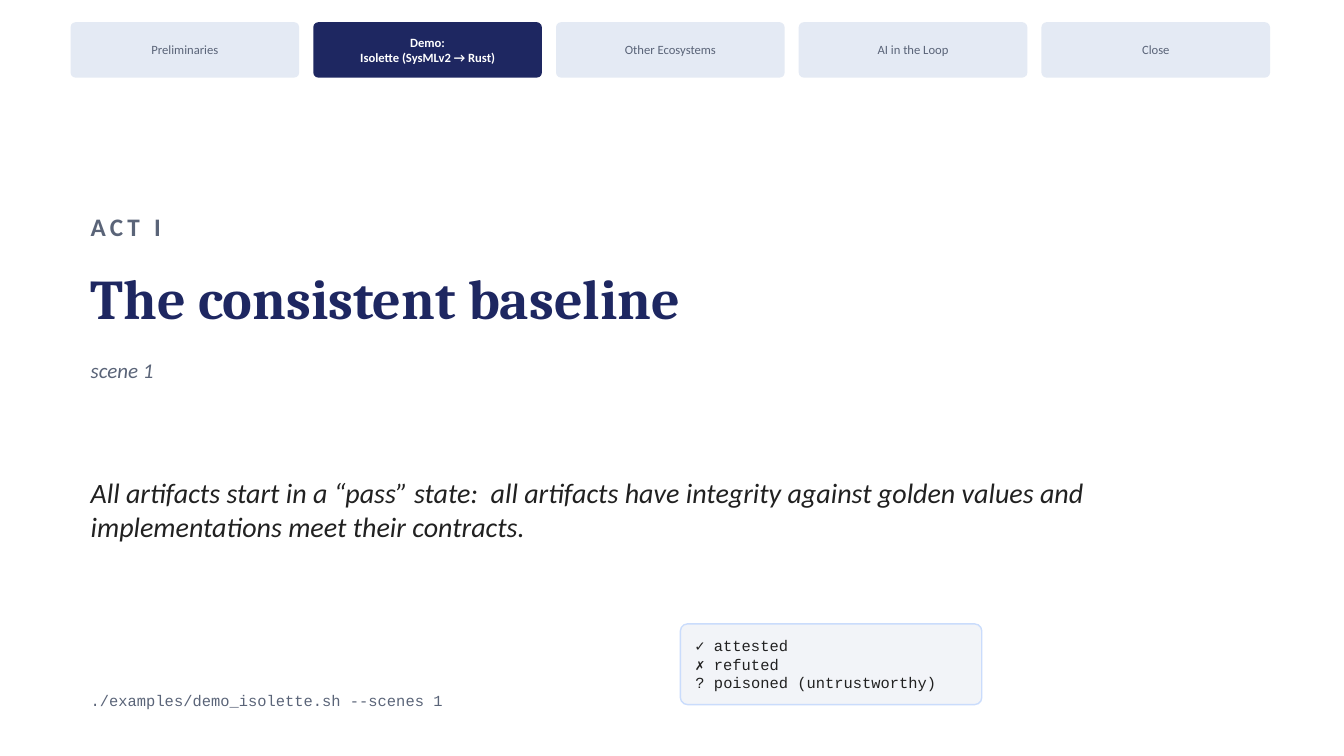
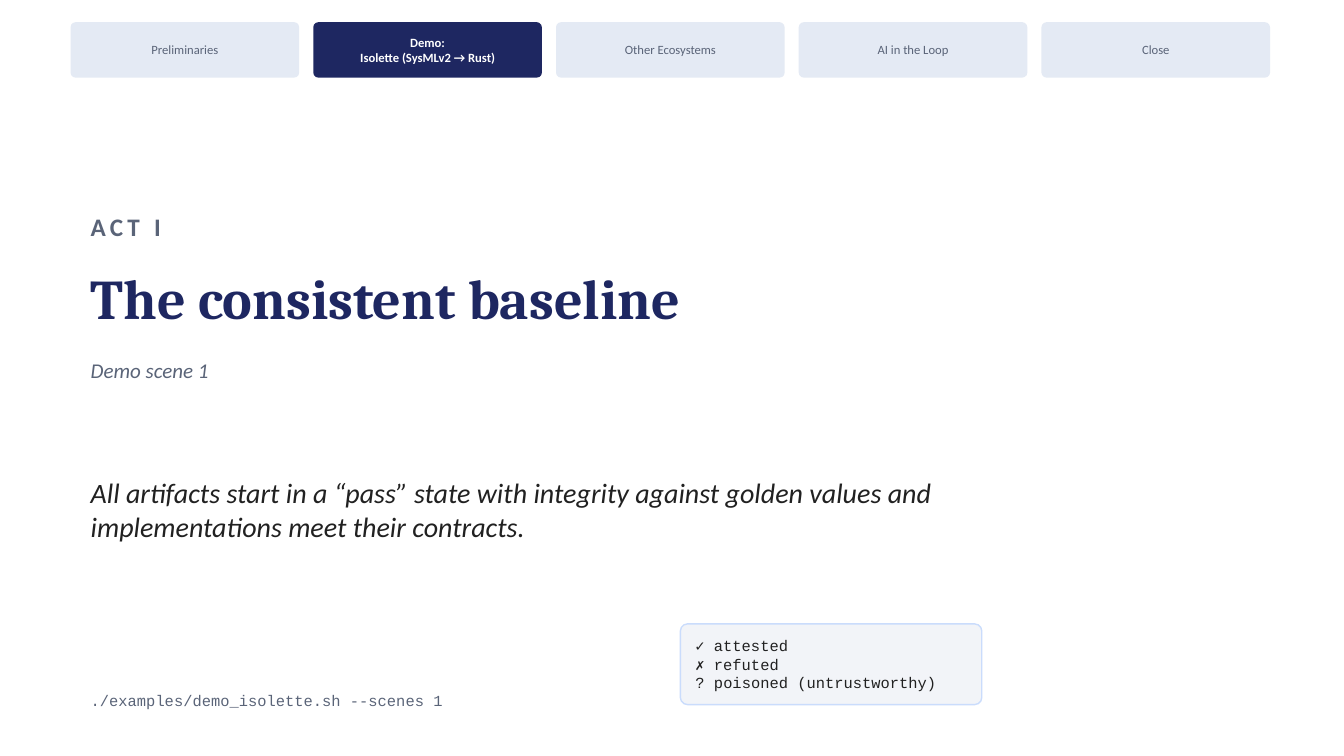
Before and after one commit to ku-sldg/pybb, a slide deck: slide 9 of docs/video_slides_draft.pptx. Drawn at 1344x756 pixels with LibreOffice and Linux fonts; fonts in the diff are those of the drawing. Boxes give left, top, right and bottom in pixels: in the first picture for what was removed or moved away, otherwise in the second. Text is boxed around its words. In the diff, an @@ line names an element or a change of style, - is before the commit and + after.

```diff
--- a/docs/video_slides_draft.pptx
+++ b/docs/video_slides_draft.pptx
@@ text at (x1=91, y1=364, x2=209, y2=378): text changed @@
-scene 1
+Demo scene 1
@@ text at (x1=91, y1=483, x2=931, y2=542): text changed @@
-All artifacts start in a “pass” state: all artifacts have integrity against golden values and implementations meet their contracts.
+All artifacts start in a “pass” state with integrity against golden values and
+implementations meet their contracts.
```
Also in this commit, not shown: 10 other slides changed, 2 other files.
